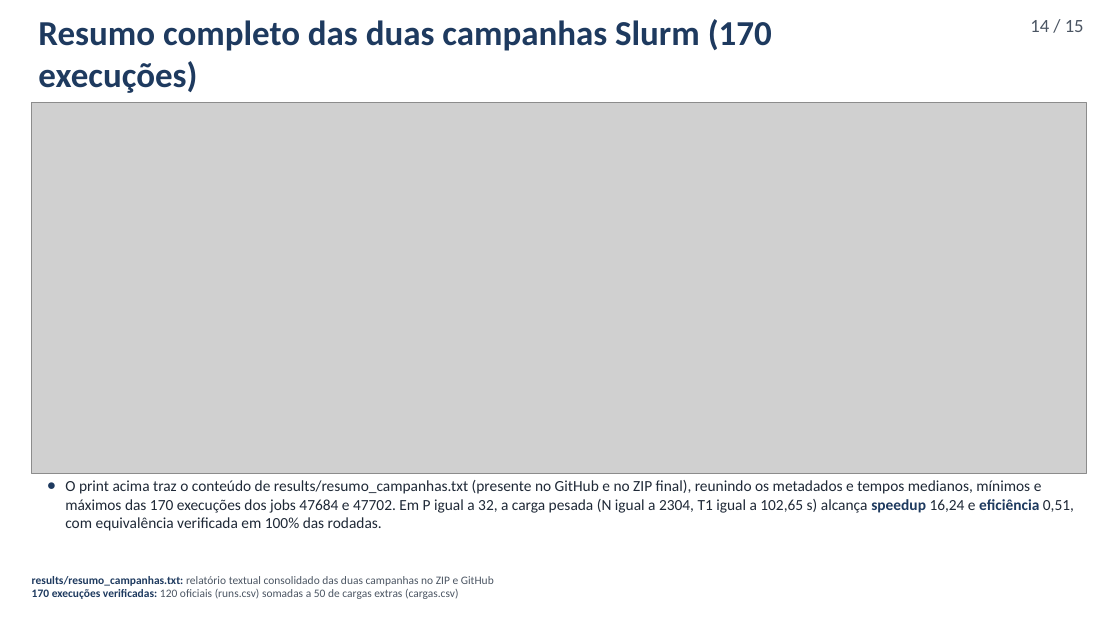
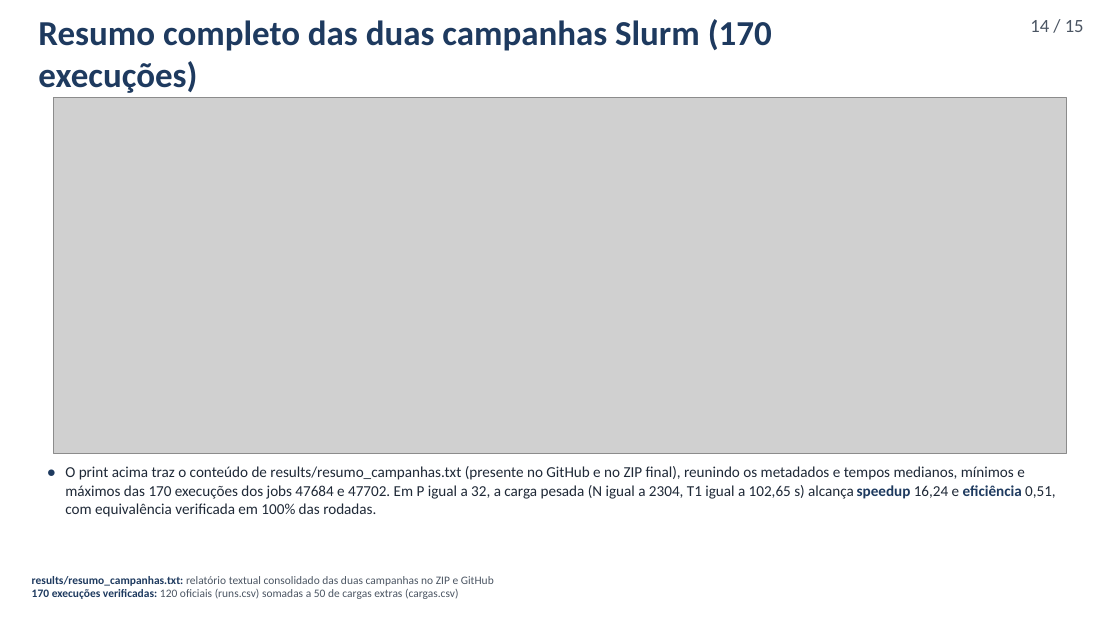
Before and after one commit to bengo501/Trabalho4-Computacao-Paralela, a slide deck: slide 14 of apresentacao/apresentacao.pptx. Drawn at 1120x630 pixels with LibreOffice and Linux fonts; fonts in the diff are those of the drawing; grey boxes stand for pictures. Boxes give left, top, right and bottom in pixels: in the first picture for what was removed or moved away, otherwise in the second. Text is boxed around its words. In the diff, an @@ line names an element or a change of style, - is before the commit and + after.

```diff
--- a/apresentacao/apresentacao.pptx
+++ b/apresentacao/apresentacao.pptx
@@ picture: place and size @@
-picture at (32,103,1086,473)
+picture at (54,97,1067,454)
@@ text "O print acima traz o ...": place and size @@
-text "O print acima traz o ..." at (65,480,1074,531)
+text "O print acima traz o ..." at (65,466,1056,517)
@@ text "O print acima traz o ..." at (65,466,1056,517): size 13.2 to 13 pt @@
```
Also in this commit, not shown: 5 other slides changed.
